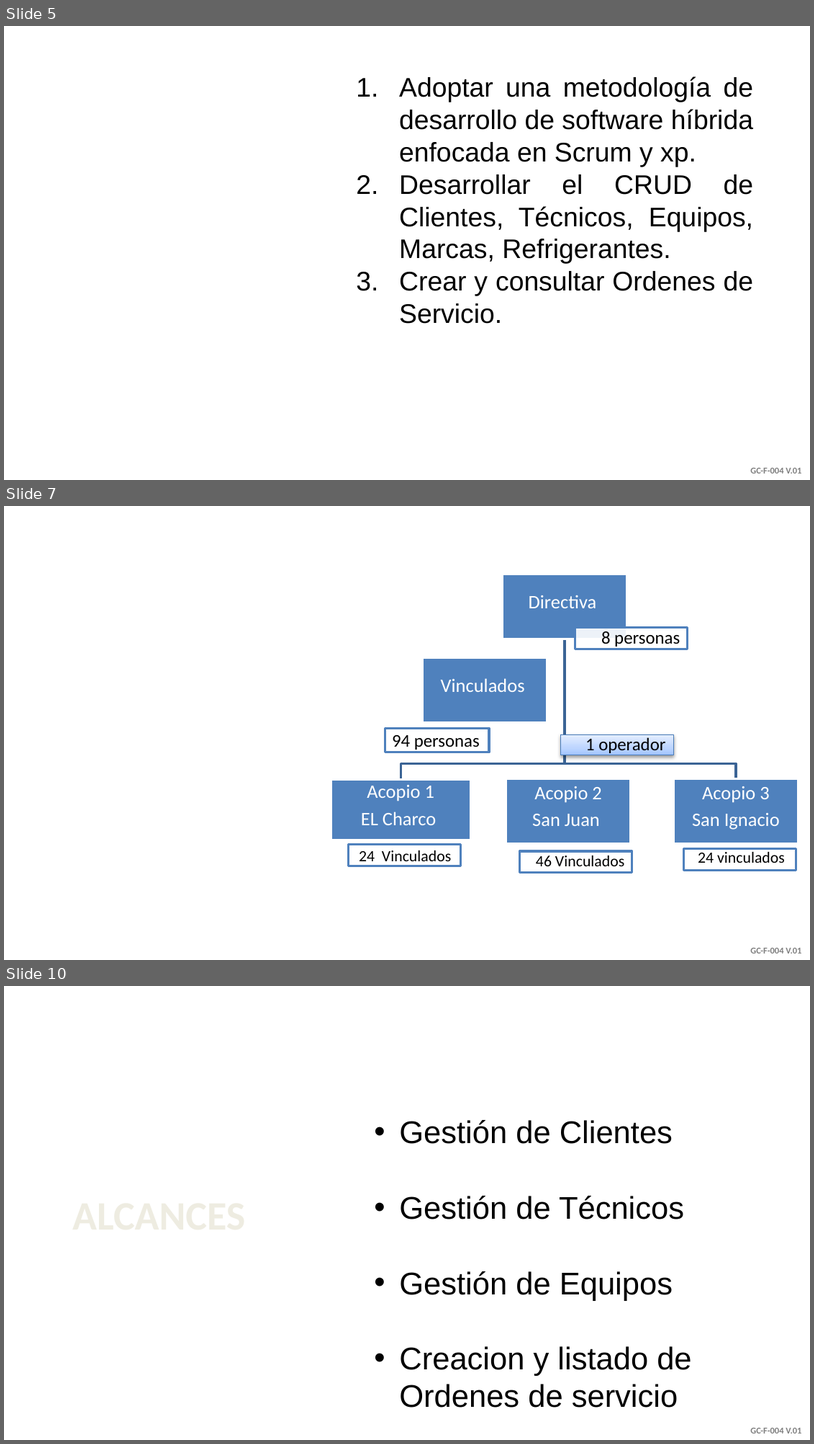
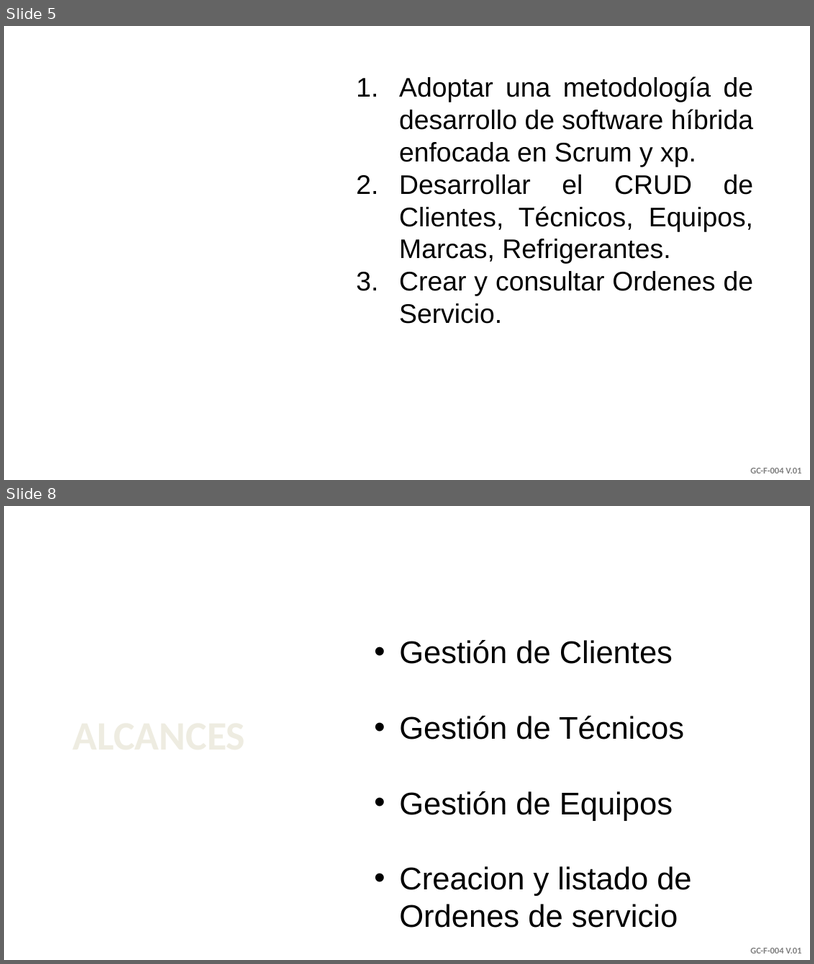
Before and after one commit to rodzapata/sustentacion, a slide deck: formato sustentacion (1).pptx. Shown one above the other, each under a label of ours: slides 5, 7 and 10 before the commit, slides 5 and 8 after it; the slides between them are not shown. The pictures are 814x1444 and 814x964 pixels, drawn with LibreOffice and Linux fonts; fonts in the diff are those of the drawing; background and template pictures are left out. Boxes give left, top, right and bottom in pixels: in the first picture for what was removed or moved away, otherwise in the second. Text is boxed around its words. In the diff, an @@ line names an element or a change of style, - is before the commit and + after.

```diff
--- a/formato sustentacion (1).pptx
+++ b/formato sustentacion (1).pptx
@@ slide 7 removed at <box>4,506,810,960</box>, background picture (left out); not listed: 1 template element that a slide beside it also shows @@
@@ rectangle removed at <box>502,574,628,639</box> @@
@@ text removed at <box>529,595,597,608</box> @@
-Directiva
@@ rectangle removed at <box>576,628,689,649</box> @@
@@ text removed at <box>602,631,680,646</box> @@
-8 personas
@@ freeform shape removed at <box>401,639,564,779</box> @@
@@ freeform shape removed at <box>566,639,737,779</box> @@
@@ rectangle removed at <box>422,658,548,722</box> @@
@@ text removed at <box>441,678,525,692</box> @@
-Vinculados
@@ text removed at <box>51,683,297,757</box> @@
-PLANTEAMIENTO DEL PROBLEMA
@@ rectangle removed at <box>385,728,489,752</box> @@
@@ text removed at <box>392,735,480,749</box> @@
-94 personas
@@ rectangle removed at <box>561,735,674,755</box> @@
-1 operador
@@ rectangle removed at <box>331,780,470,840</box> @@
@@ text removed at <box>361,785,436,825</box> @@
-Acopio 1
-EL Charco
@@ rectangle removed at <box>507,779,631,843</box> @@
@@ text removed at <box>532,786,602,826</box> @@
-Acopio 2
-San Juan
@@ rectangle removed at <box>674,779,799,843</box> @@
@@ text removed at <box>692,786,780,829</box> @@
-Acopio 3
-San Ignacio
@@ rectangle removed at <box>348,844,461,866</box> @@
@@ text removed at <box>359,850,451,866</box> @@
-24 Vinculados
@@ rectangle removed at <box>520,851,633,873</box> @@
@@ rectangle removed at <box>684,848,797,870</box> @@
@@ text removed at <box>536,855,625,866</box> @@
-46 Vinculados
@@ text removed at <box>698,852,785,862</box> @@
-24 vinculados
@@ what was slide 10 is now slide 8 @@
```
Also in this commit, not shown: 1 slide changed, 1 slide added, 2 other slides removed, 10 other files.
